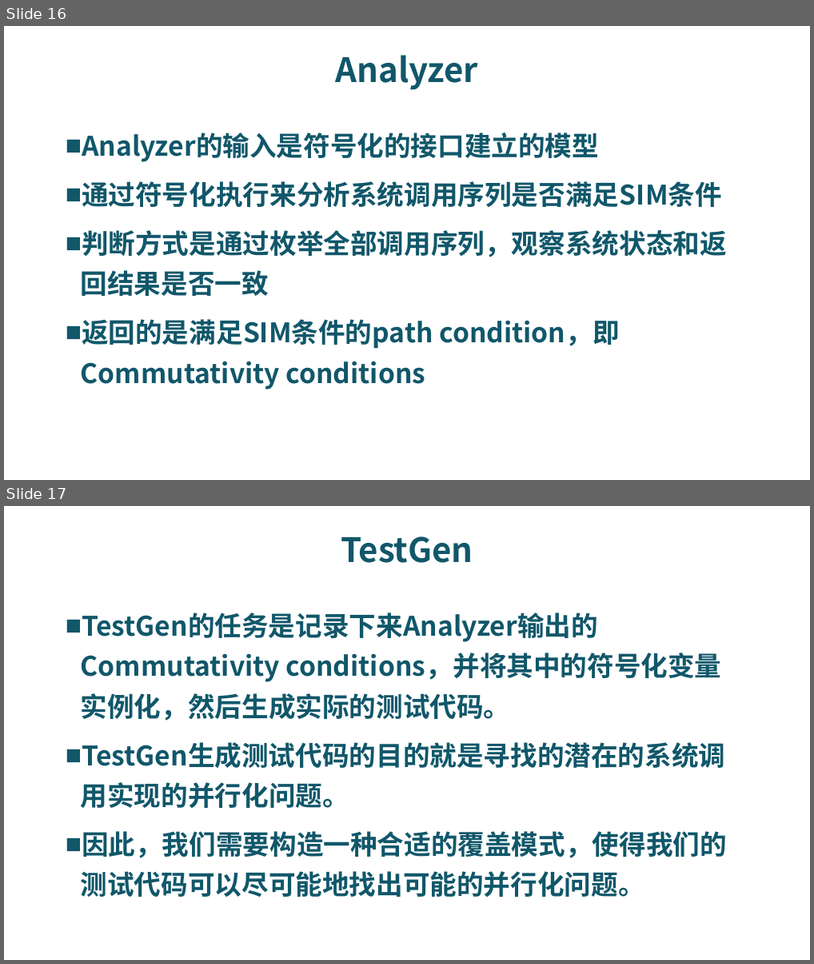
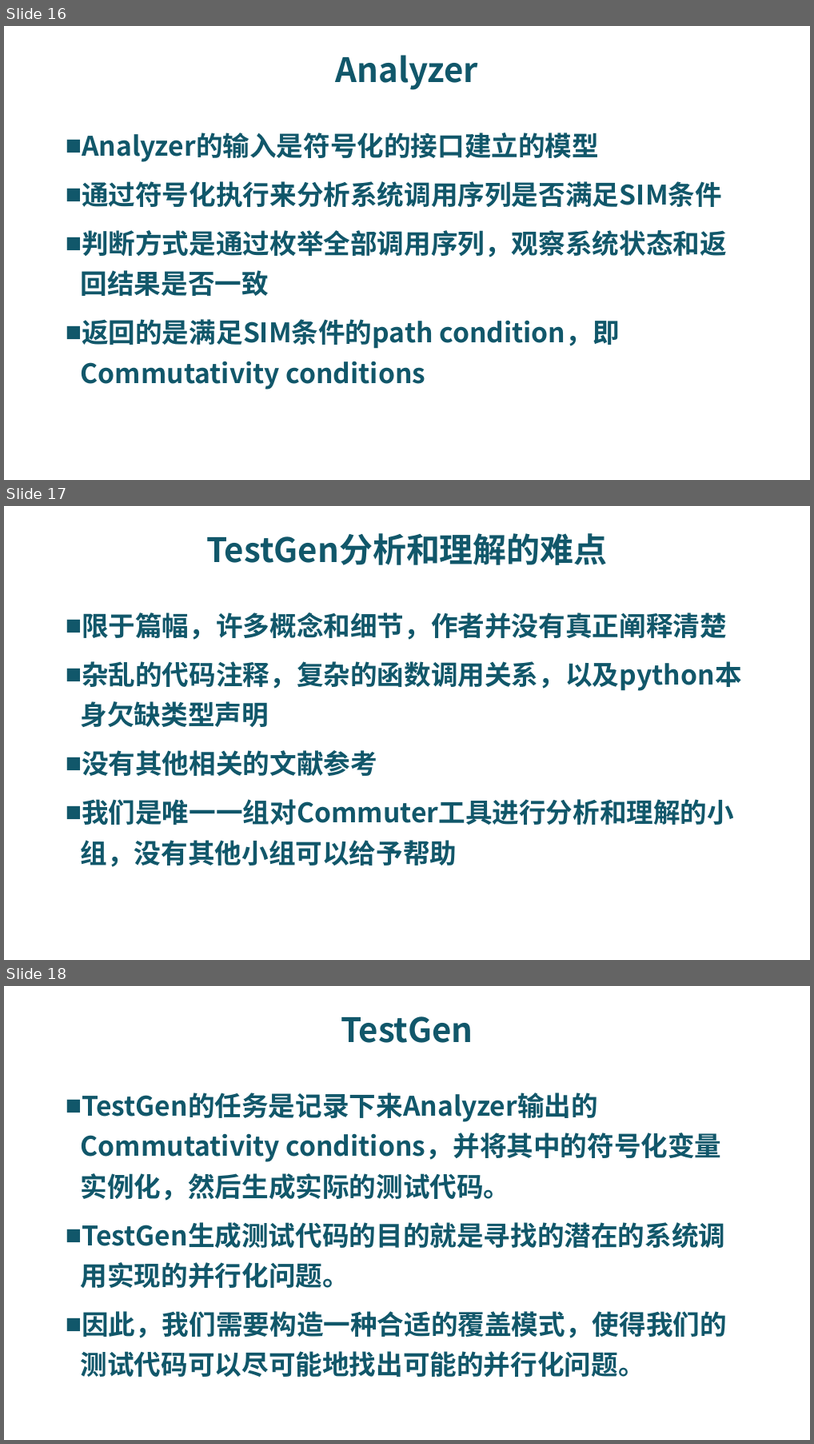
Before and after one commit to riscv-labs/OS2018spring-projects-g06, a slide deck: final_report.pptx. Shown one above the other, each under a label of ours: slides 16 and 17 before the commit, slides 16, 17 and 18 after it. The pictures are 814x964 and 814x1444 pixels, drawn with LibreOffice and Linux fonts; fonts in the diff are those of the drawing; background and template pictures are left out. Boxes give left, top, right and bottom in pixels: in the first picture for what was removed or moved away, otherwise in the second. Text is boxed around its words. In the diff, an @@ line names an element or a change of style, - is before the commit and + after.

Commit message:
update

```diff
--- a/final_report.pptx
+++ b/final_report.pptx
@@ slide 17 added at box(4, 506, 810, 960), background picture (left out) @@
@@ title added at box(206, 533, 608, 565), 40 pt, text #11576A, bold @@
+TestGen分析和理解的难点
@@ text added at box(81, 612, 742, 867), 32 pt, text #11576A, bold @@
+■ 限于篇幅，许多概念和细节，作者并没有真正阐释清楚
+■ 杂乱的代码注释，复杂的函数调用关系，以及python本身欠缺类型声明
+■ 没有其他相关的文献参考
+■ 我们是唯一一组对Commuter工具进行分析和理解的小组，没有其他小组可以给予帮助
@@ what was slide 17 is now slide 18 @@
```
